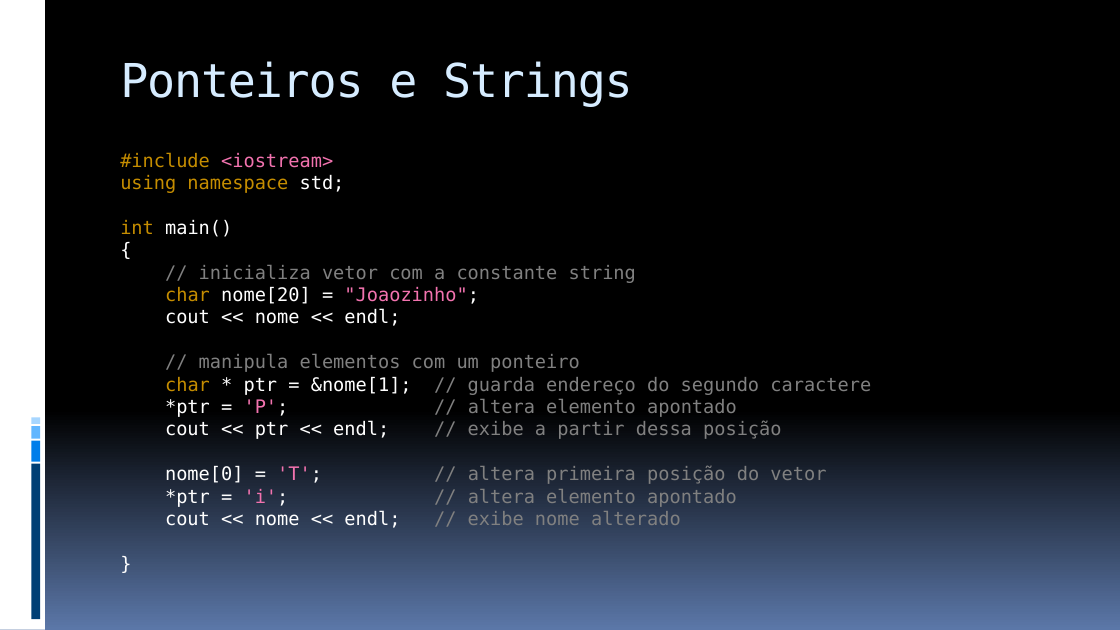
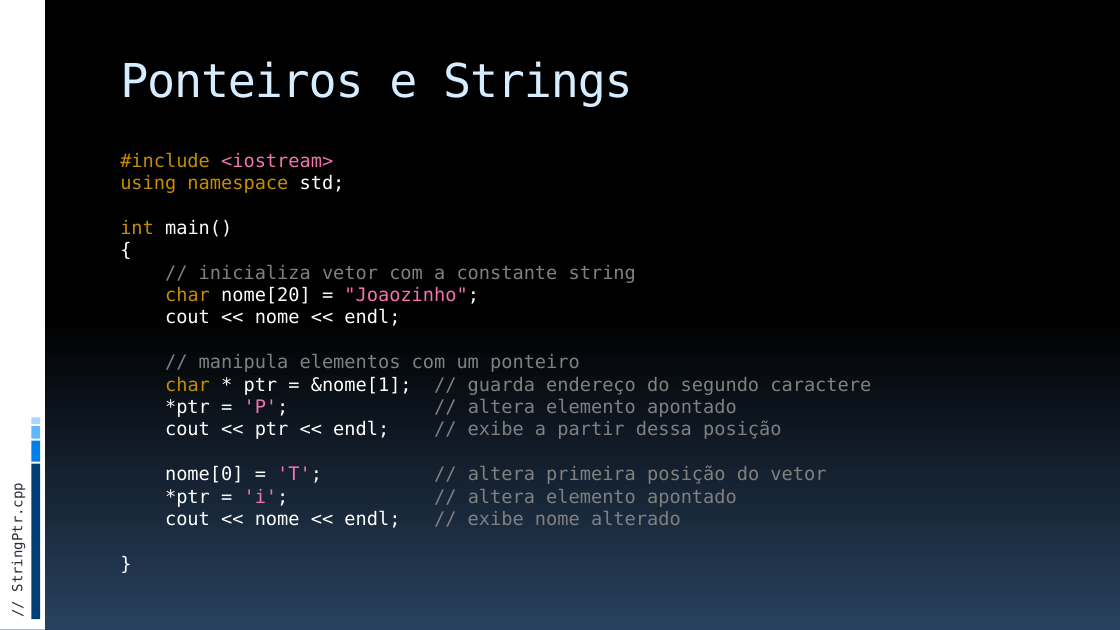
Before and after one commit to JudsonSS/ProgComp, a slide deck: slide 37 of Slides/14. Ponteiros.pptx. Drawn at 1120x630 pixels with LibreOffice and Linux fonts; fonts in the diff are those of the drawing. Boxes give left, top, right and bottom in pixels: in the first picture for what was removed or moved away, otherwise in the second. Text is boxed around its words. In the diff, an @@ line names an element or a change of style, - is before the commit and + after.

```diff
--- a/Slides/14. Ponteiros.pptx
+++ b/Slides/14. Ponteiros.pptx
@@ background gradient #000000 to #5B77A8 to gradient #000000 to #28415E @@
@@ text added at (x1=9, y1=494, x2=25, y2=590), 12 pt, text #272D38 @@
+// StringPtr.cpp
```
Also in this commit, not shown: 39 other slides changed, 5 other files.
